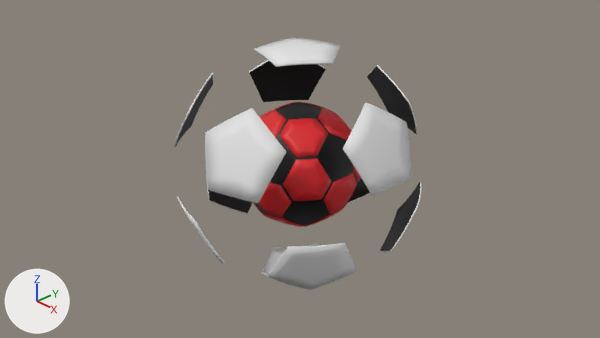
The Blender file GameDesign2_Game2/Assets/Blender/ballBetter copy.blend as it was, and as the next commit left it.
Both versions are drawn from the file's camera 'Camera'. Every picture has the same lights, and +X, +Y and +Z are marked at lower left.
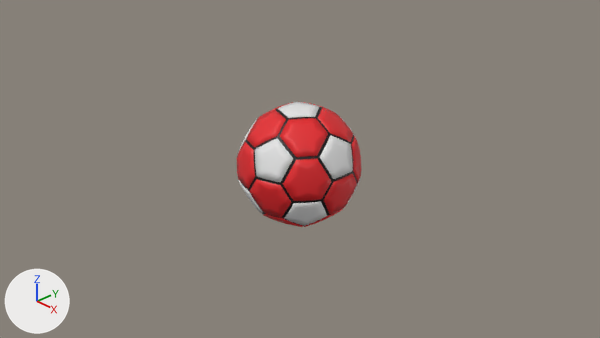
The change, as a list of edits to the scene's bpy script:
```text
Change me_icosphere:
    where me_icosphere.from_pydata(...)  # 3602 vertices, 3510 faces; spans x -1.65..1.65, y -1.66..1.66, z -1.64..1.64
    used by ob_icosphere; location = (0.0, 0.0, 0.0)
    me_icosphere part 1: the loose piece of 51 vertices spanning x -0.59..0.48, y -0.56..0.56, z -1.64..-1.57 is scaled about the mesh origin by 0.5
    me_icosphere part 2: the loose piece of 51 vertices spanning x 0.74..1.53, y -1.26..-0.33, z -1.24..-0.28 is scaled about the mesh origin by 0.5
    me_icosphere part 3: the loose piece of 51 vertices spanning x -0.95..0.12, y -1.66..-1.09, z -1.24..-0.28 is scaled about the mesh origin by 0.5
    me_icosphere part 4: the loose piece of 51 vertices spanning x -1.65..-1.14, y -0.56..0.56, z -1.24..-0.28 is scaled about the mesh origin by 0.5
    me_icosphere part 5: the loose piece of 51 vertices spanning x -0.95..0.12, y 1.09..1.66, z -1.24..-0.28 is scaled about the mesh origin by 0.5
    me_icosphere part 6: the loose piece of 51 vertices spanning x 0.74..1.53, y 0.33..1.26, z -1.24..-0.28 is scaled about the mesh origin by 0.5
    me_icosphere part 7: the loose piece of 51 vertices spanning x -0.12..0.95, y -1.66..-1.09, z 0.28..1.24 is scaled about the mesh origin by 0.5
    me_icosphere part 8: the loose piece of 51 vertices spanning x -1.53..-0.74, y -1.26..-0.33, z 0.28..1.24 is scaled about the mesh origin by 0.5
    me_icosphere part 9: the loose piece of 51 vertices spanning x -1.53..-0.74, y 0.33..1.26, z 0.28..1.24 is scaled about the mesh origin by 0.5
    me_icosphere part 10: the loose piece of 51 vertices spanning x -0.12..0.95, y 1.09..1.66, z 0.28..1.24 is scaled about the mesh origin by 0.5
    me_icosphere part 11: the loose piece of 51 vertices spanning x 1.14..1.65, y -0.56..0.56, z 0.28..1.24 is scaled about the mesh origin by 0.5
    me_icosphere part 12: the loose piece of 51 vertices spanning x -0.48..0.59, y -0.56..0.56, z 1.57..1.64 is scaled about the mesh origin by 0.5
```

Where the change shows, as pixel boxes [x1, y1, x2, y2] in the pictures (600 x 338 px; the box of a moved part takes in the faces that stretch with it):
'Icosphere', reshaped (50% narrower, 50% shorter)
    before: [174, 38, 422, 290]
    after: [237, 102, 361, 227]
part 1 of me_icosphere, moved or reshaped (not visible afterwards)
    before: [261, 244, 319, 276]
part 2 of me_icosphere, moved or reshaped
    before: [268, 243, 357, 290]
    after: [284, 201, 327, 226]
part 3 of me_icosphere, moved or reshaped
    before: [177, 196, 225, 264]
    after: [239, 180, 263, 213]
part 4 of me_icosphere, moved or reshaped (not visible afterwards)
    before: [206, 173, 253, 214]
part 5 of me_icosphere, moved or reshaped (not visible afterwards)
    before: [347, 177, 370, 204]
part 6 of me_icosphere, moved or reshaped
    before: [380, 182, 422, 252]
    after: [344, 176, 361, 208]
part 7 of me_icosphere, moved or reshaped
    before: [205, 108, 286, 203]
    after: [255, 138, 293, 182]
part 8 of me_icosphere, moved or reshaped
    before: [174, 72, 214, 147]
    after: [237, 119, 257, 156]
part 9 of me_icosphere, moved or reshaped (not visible afterwards)
    before: [249, 60, 326, 102]
part 10 of me_icosphere, moved or reshaped
    before: [367, 65, 418, 134]
    after: [340, 117, 356, 138]
part 11 of me_icosphere, moved or reshaped
    before: [343, 103, 411, 196]
    after: [319, 135, 353, 179]
part 12 of me_icosphere, moved or reshaped
    before: [254, 38, 341, 67]
    after: [277, 102, 320, 118]
